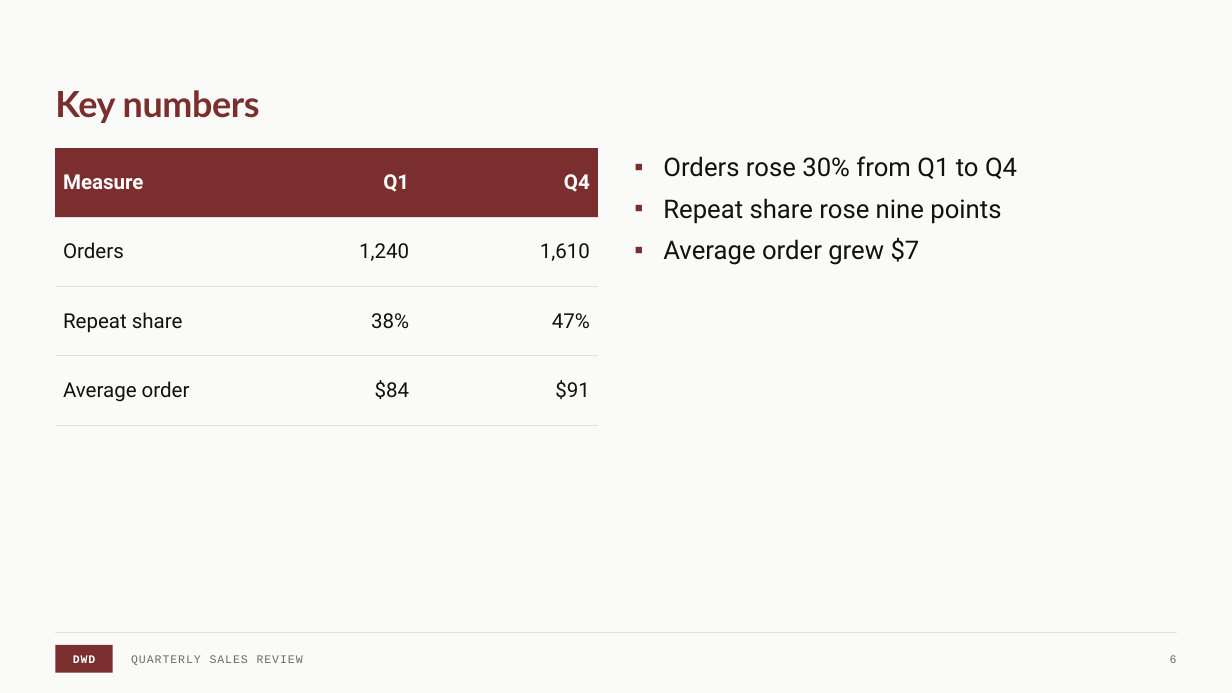
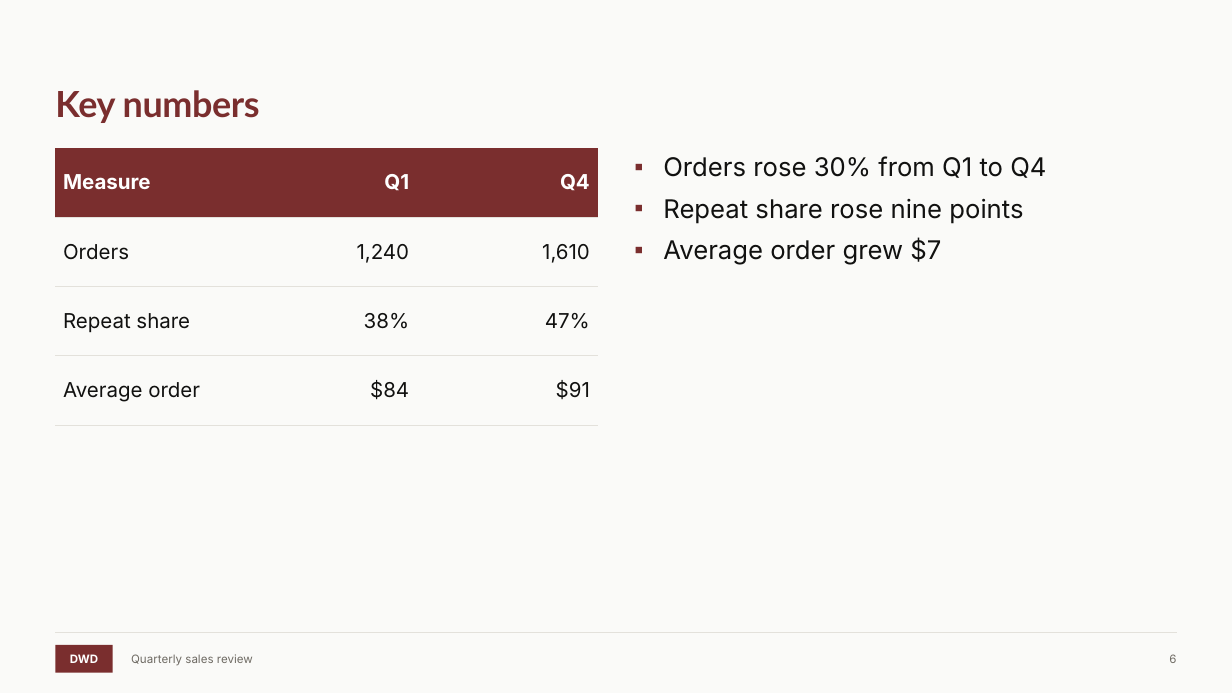
Before and after one commit to dillon-shearer/dwd-document-skill, a slide deck: slide 6 of assets/dwd-sample.pptx. Drawn at 1232x693 pixels with LibreOffice and Linux fonts; fonts in the diff are those of the drawing. Boxes give left, top, right and bottom in pixels: in the first picture for what was removed or moved away, otherwise in the second. Text is boxed around its words. In the diff, an @@ line names an element or a change of style, - is before the commit and + after.

Commit message:
Match the November 2026 site design: Schibsted Grotesk and Inter, sentence-case labels, and the Data With Dillon wordmark in every format

```diff
--- a/assets/dwd-sample.pptx
+++ b/assets/dwd-sample.pptx
@@ table at [55, 148, 599, 425] @@
@@ font Roboto to Inter @@
@@ text "Orders rose 30% from Q1 ..." at [663, 156, 1046, 265]: font Roboto to Inter @@
@@ rectangle "DWD" at [55, 645, 113, 673]: font Courier New to Inter, letter spacing 0.7 to 0 pt @@
@@ text at [131, 654, 253, 665]: text changed; font Courier New to Inter @@
-QUARTERLY SALES REVIEW
+Quarterly sales review
```
Also in this commit, not shown: 9 other slides changed, 23 other files.
